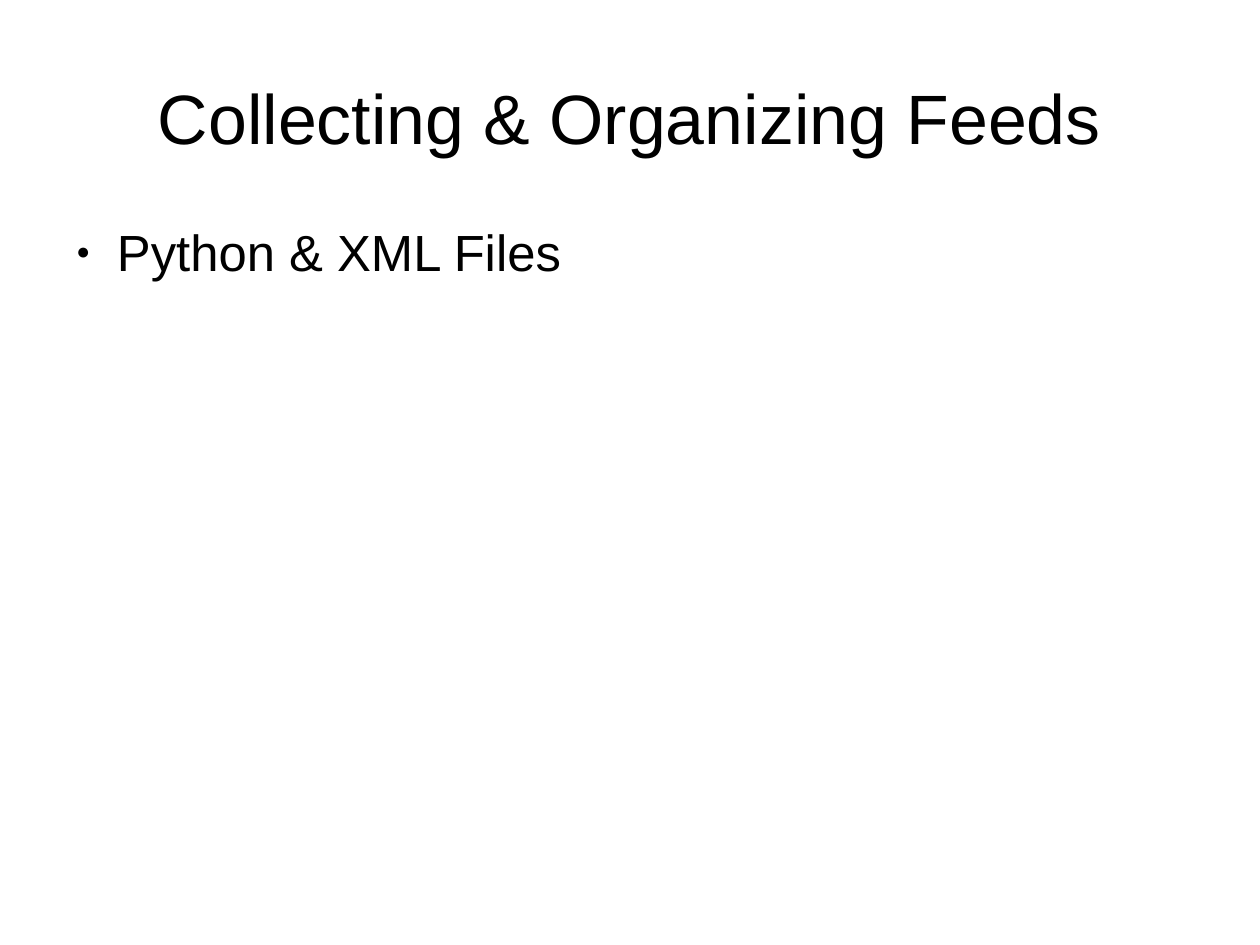
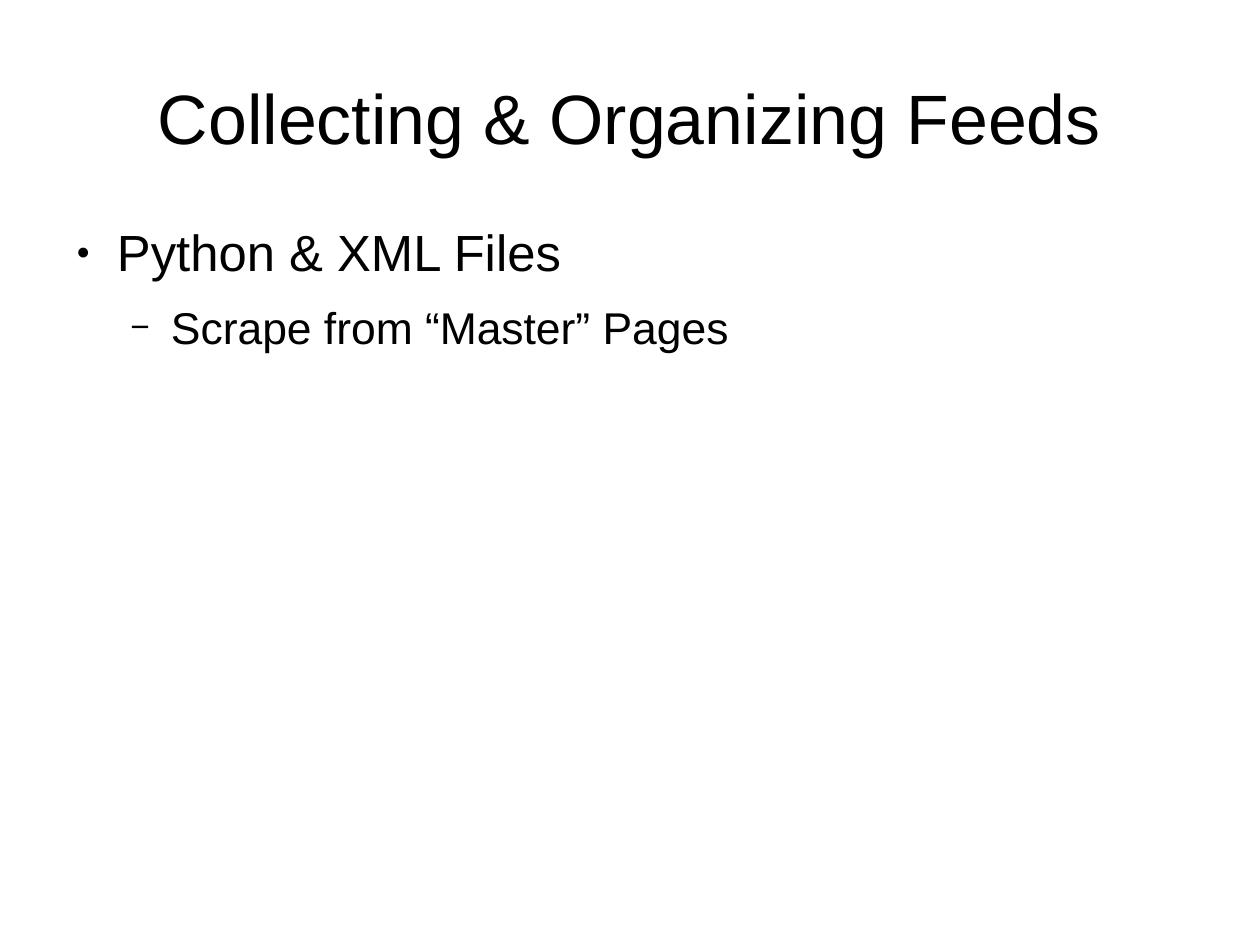
Before and after one commit to immersinn/rssfeed_link_collector, a slide deck: slide 3 of reports/RSS Feed Localized Search Overview Presentation.odp. Drawn at 1260x945 pixels with LibreOffice and Linux fonts; fonts in the diff are those of the drawing. Boxes give left, top, right and bottom in pixels: in the first picture for what was removed or moved away, otherwise in the second. Text is boxed around its words. In the diff, an @@ line names an element or a change of style, - is before the commit and + after.

```diff
--- a/reports/RSS Feed Localized Search Overview Presentation.odp
+++ b/reports/RSS Feed Localized Search Overview Presentation.odp
@@ text at (x1=171, y1=312, x2=729, y2=353): paragraph added @@
+  − Scrape from “Master” Pages
```
Also in this commit, not shown: 4 other slides changed, 2 slides added, 27 other files.
